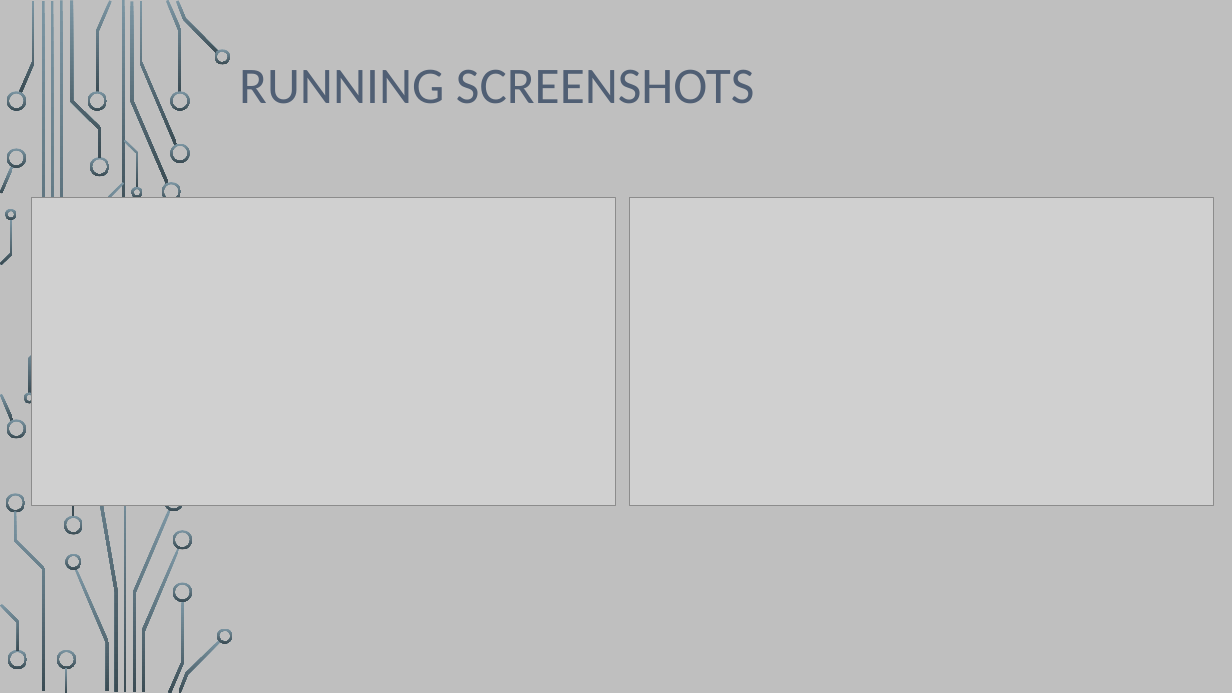
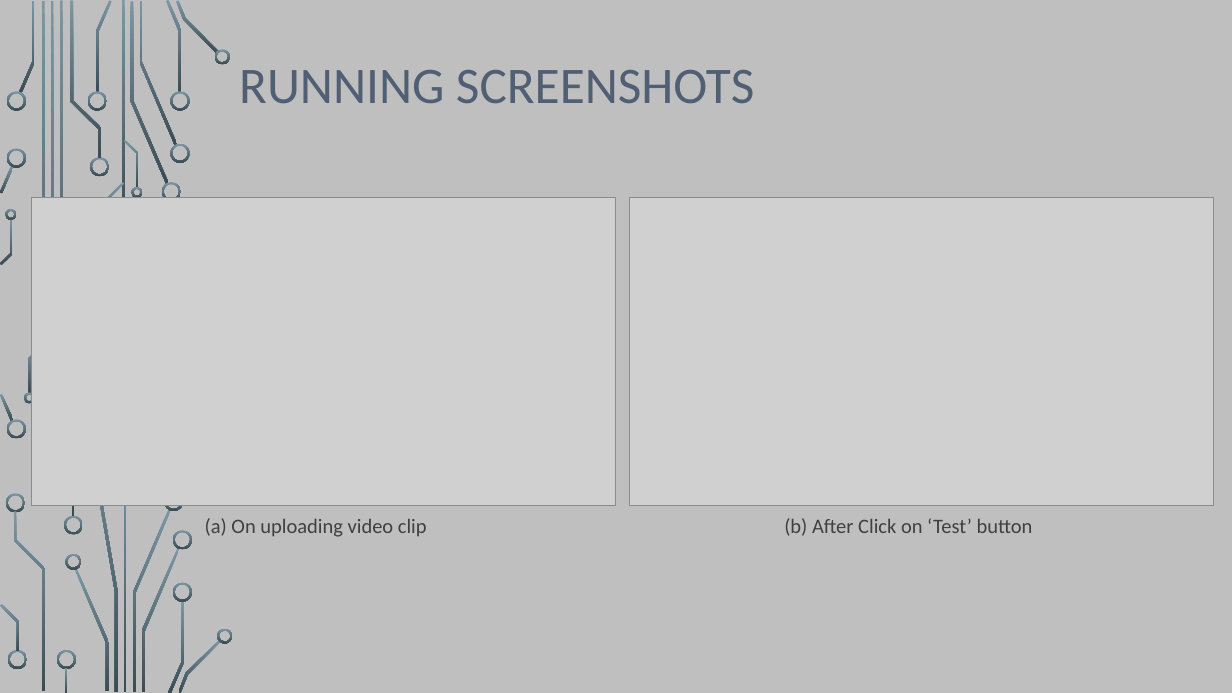
Before and after one commit to motasimmakki/Number-Plate-Recognition-With-DB-Connectivity-Using-YOLO-V8, a slide deck: slide 11 of Docs_Work/presentation.pptx. Drawn at 1232x693 pixels with LibreOffice and Linux fonts; fonts in the diff are those of the drawing; grey boxes stand for pictures; background and template pictures are left out. Boxes give left, top, right and bottom in pixels: in the first picture for what was removed or moved away, otherwise in the second. Text is boxed around its words. In the diff, an @@ line names an element or a change of style, - is before the commit and + after.

```diff
--- a/Docs_Work/presentation.pptx
+++ b/Docs_Work/presentation.pptx
@@ text added at (205,518,427,537), 16 pt, text #404040 @@
+(a) On uploading video clip
@@ text added at (784,518,1033,536), 16 pt, text #404040 @@
+(b) After Click on ‘Test’ button
```
Also in this commit, not shown: 3 other slides changed, 2 other files.
